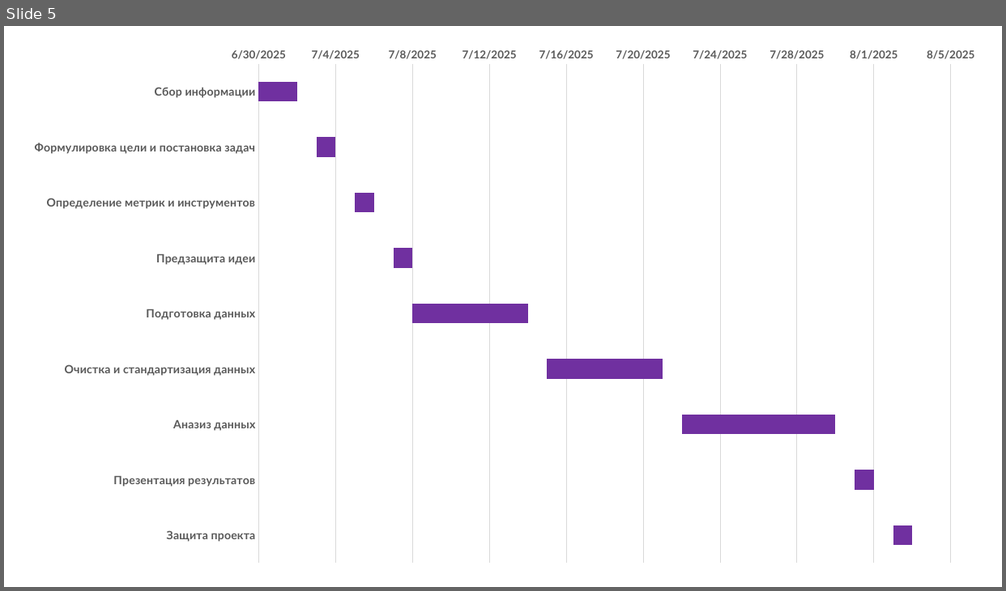
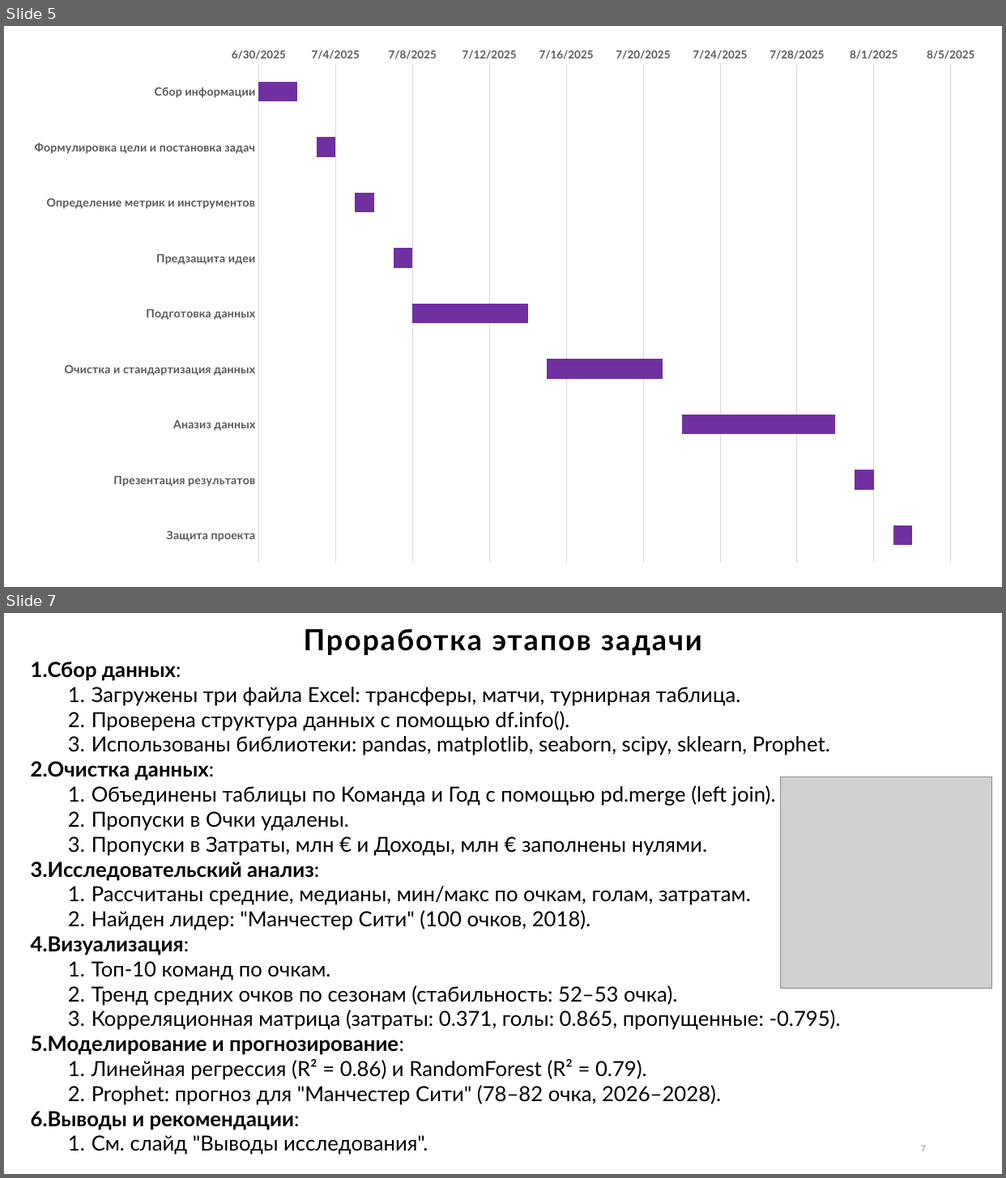
Before and after one commit to dimasultan/APL, a slide deck: АПЛ.pptx. Shown one above the other, each under a label of ours: slide 5 before the commit, slides 5 and 7 after it; the slides between them are not shown. The pictures are 1006x591 and 1006x1178 pixels, drawn with LibreOffice and Linux fonts; fonts in the diff are those of the drawing; grey boxes stand for pictures. Boxes give left, top, right and bottom in pixels: in the first picture for what was removed or moved away, otherwise in the second. Text is boxed around its words. In the diff, an @@ line names an element or a change of style, - is before the commit and + after.

```diff
--- a/АПЛ.pptx
+++ b/АПЛ.pptx
@@ slide 7 added at (4, 613, 1002, 1174), background #FFFFFF @@
@@ title added at (304, 629, 702, 656), 28 pt, text #000000, bold @@
+Проработка этапов задачи
@@ text added at (31, 662, 841, 1155), 20 pt, text #000000 @@
+1. Сбор данных:
+  1. Загружены три файла Excel: трансферы, матчи, турнирная таблица.
+  2. Проверена структура данных с помощью df.info().
+  3. Использованы библиотеки: pandas, matplotlib, seaborn, scipy, sklearn, Prophet.
+2. Очистка данных:
+  1. Объединены таблицы по Команда и Год с помощью pd.merge (left join).
+  2. Пропуски в Очки удалены.
+  3. Пропуски в Затраты, млн € и Доходы, млн € заполнены нулями.
+3. Исследовательский анализ:
+  1. Рассчитаны средние, медианы, мин/макс по очкам, голам, затратам.
+  2. Найден лидер: "Манчестер Сити" (100 очков, 2018).
+4. Визуализация:
+  1. Топ-10 команд по очкам.
+  2. Тренд средних очков по сезонам (стабильность: 52–53 очка).
+  3. Корреляционная матрица (затраты: 0.371, голы: 0.865, пропущенные: -0.795).
+5. Моделирование и прогнозирование:
+  1. Линейная регрессия (R² = 0.86) и RandomForest (R² = 0.79).
+  2. Prophet: прогноз для "Манчестер Сити" (78–82 очка, 2026–2028).
+6. Выводы и рекомендации:
+  1. См. слайд "Выводы исследования".
@@ picture added at (781, 777, 992, 988) @@
@@ page number added at (921, 1145, 926, 1152), 9 pt, text #8C8C8C @@
+7
```
Also in this commit, not shown: 2 slides changed, 15 other slides added.
